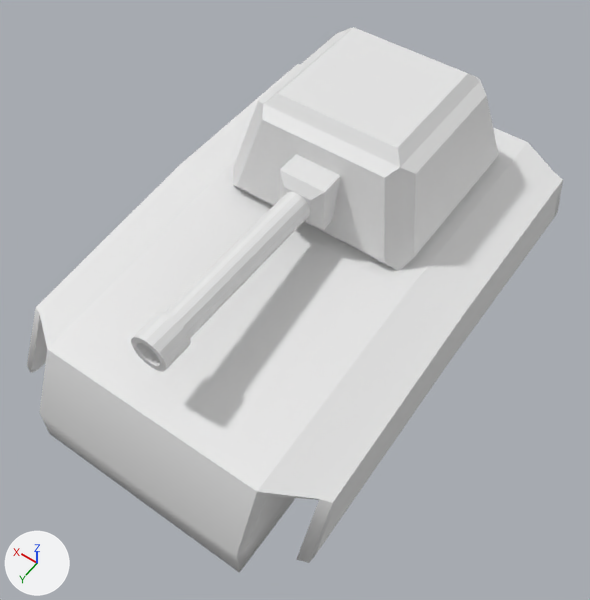
Two versions of the Blender file Assets/Resources/Models/TankBody.blend, one commit apart.
One viewpoint serves both versions: a 50 mm camera at (-3.1, 4.62, 7.73) aimed at (-0.18, 0.53, 1.3). Lighting does not change. The marker at lower left points along +X, +Y and +Z.

The first picture shows 'Body', 'Cannon', 'Gun', 'Tower'.
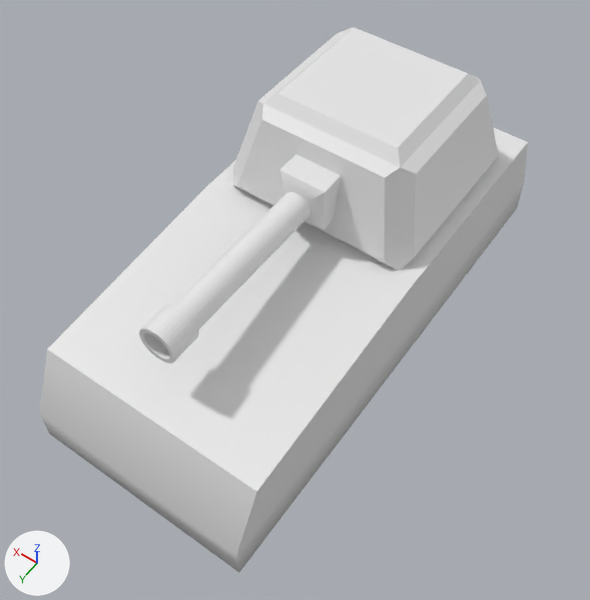
Boxes (x1, y1, x2, y2) around the edits, measured in the pictures (590 x 600 px):
'Body', reshaped: before (27, 64, 563, 573); after (39, 128, 528, 573)
'Cannon', reshaped: before (131, 192, 310, 372); after (139, 192, 310, 364)
part 1 of me_cube_001, cut back: before (27, 64, 563, 573); after (237, 143, 528, 573)

The change, as a list of edits to the scene's bpy script:
```text
Change me_cube_001:
    used by ob_body; location = (0.0, 0.0, 0.0)
    remove me_cube_001.from_pydata(...)  # 76 vertices, 82 faces; spans x -1.72..1.72, y -2.74..2.81, z 0.49..1.81
    add me_cube_001.from_pydata(...)  # 14 vertices, 14 faces; spans x -1.2..1.2, y -2.74..2.81, z 0.49..1.81
    me_cube_001 part 1
    62 vertices are removed from x -1.72..1.72, y -2.63..2.72, z 0.49..1.71
    76 faces are deleted
    8 new faces join them
Change me_cube_004:
    used by ob_cannon; parent = ob_gun; location = (0.0, 0.0, 0.0)
    remove me_cube_004.from_pydata(...)  # 112 vertices, 81 faces; spans x -0.19..0.19, y 0.5..2.55, z -0.19..0.19
    add me_cube_004.from_pydata(...)  # 193 vertices, 192 faces; spans x -0.19..0.19, y 0.5..2.45, z -0.19..0.18
    me_cube_004 part 2: 100 vertices removed from x -0.19..0.19, y 0.5..2.55, z -0.19..0.19; 181 vertices added at x -0.19..0.19, y 0.5..2.45, z -0.19..0.18
```
